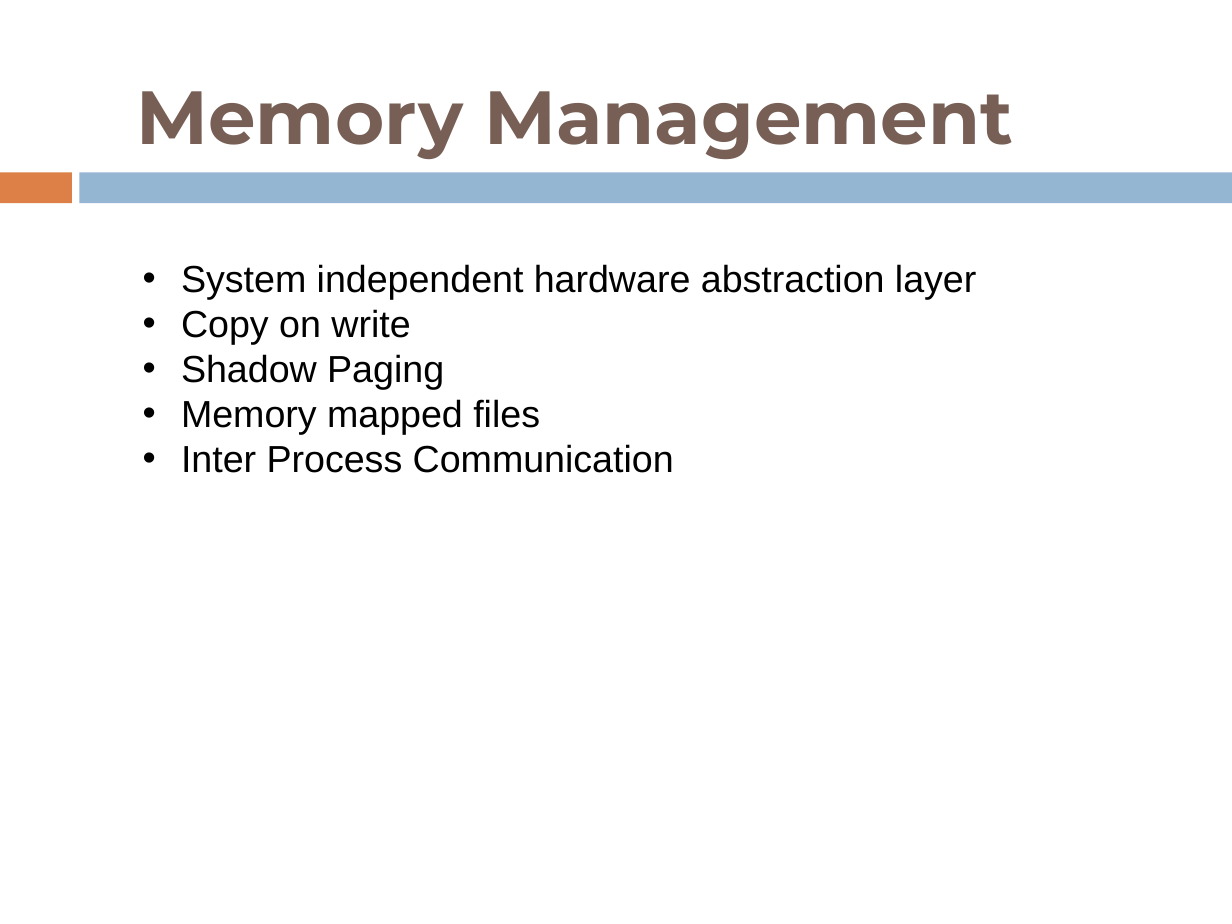
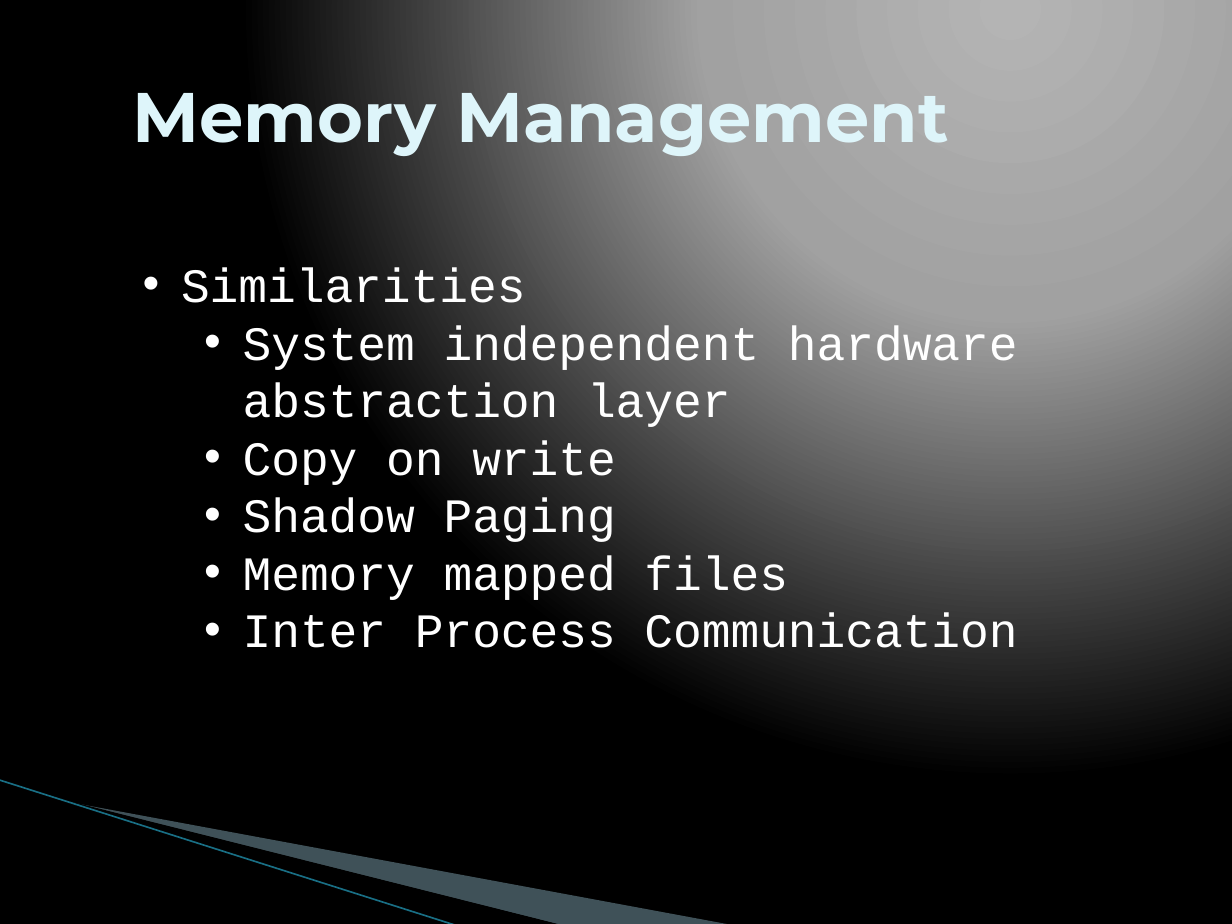
Before and after one commit to shyamrajendran/OS_MPS, a slide deck: slide 9 of 4th_credit/survey.pptx. Drawn at 1232x924 pixels with LibreOffice and Linux fonts; fonts in the diff are those of the drawing; background and template pictures are left out. Boxes give left, top, right and bottom in pixels: in the first picture for what was removed or moved away, otherwise in the second. Text is boxed around its words. In the diff, an @@ line names an element or a change of style, - is before the commit and + after.

```diff
--- a/4th_credit/survey.pptx
+++ b/4th_credit/survey.pptx
@@ background #FFFFFF to gradient #B4B4B4 to #A2A2A2 to #000000 @@
@@ title "Memory Management" at (132, 74, 949, 159): size 44 to 41 pt, text colour #775F55 to #DEF5FA @@
@@ rectangle removed at (0, 172, 71, 203) @@
@@ rectangle removed at (80, 172, 1232, 203) @@
@@ text at (181, 268, 525, 303): paragraph added @@
+• Similarities
@@ text at (243, 325, 1018, 648): size 22 to 28 pt, font Arial to Courier New, text colour #000000 to #FFFFFF in "System independent hardware abstraction layer", "Copy on write", "Shadow Paging", "Memory mapped files" and 1 more places; list level 1 to 2 in "System independent hardware abstraction layer"; list level 1 to 2 in "Copy on write"; list level 1 to 2 in "Shadow Paging"; list level 1 to 2 in "Memory mapped files"; list level 1 to 2 in "Inter Process Communication" @@
@@ line added from (0, 780) to (457, 924), #97C5D8 0.95 pt @@
@@ freeform shape added at (65, 800, 563, 924), fill #000000 @@
@@ freeform shape added at (68, 801, 733, 924), fill #A0CBDC at 40% opacity @@
```
Also in this commit, not shown: 27 other slides changed.
